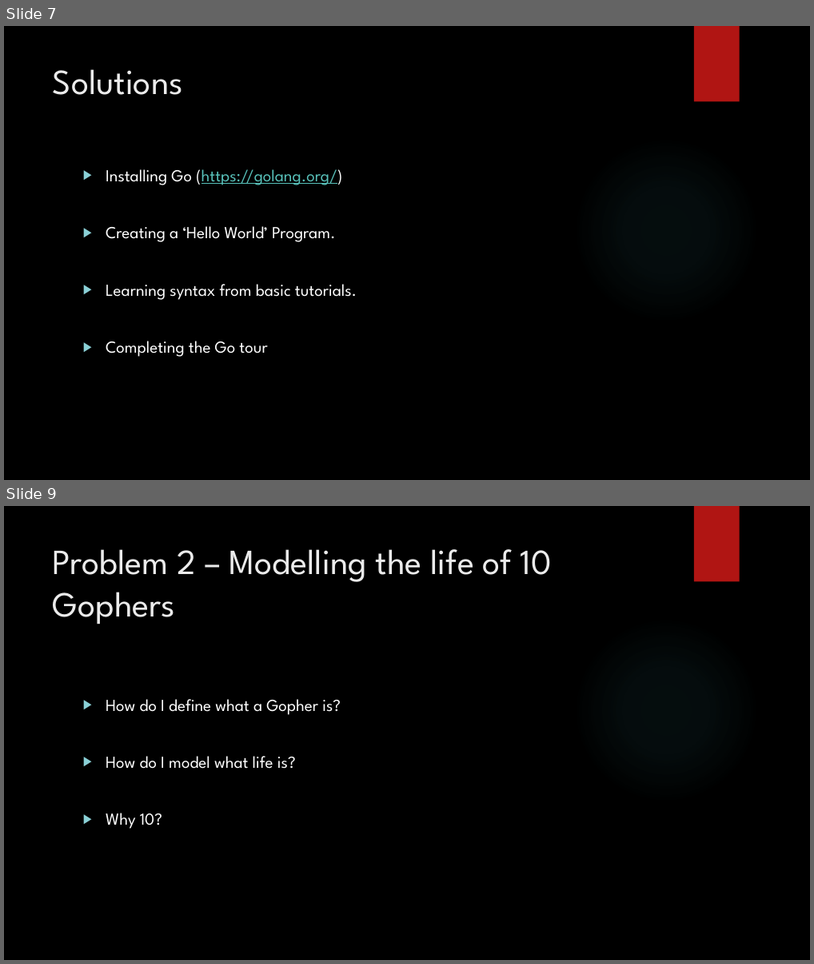
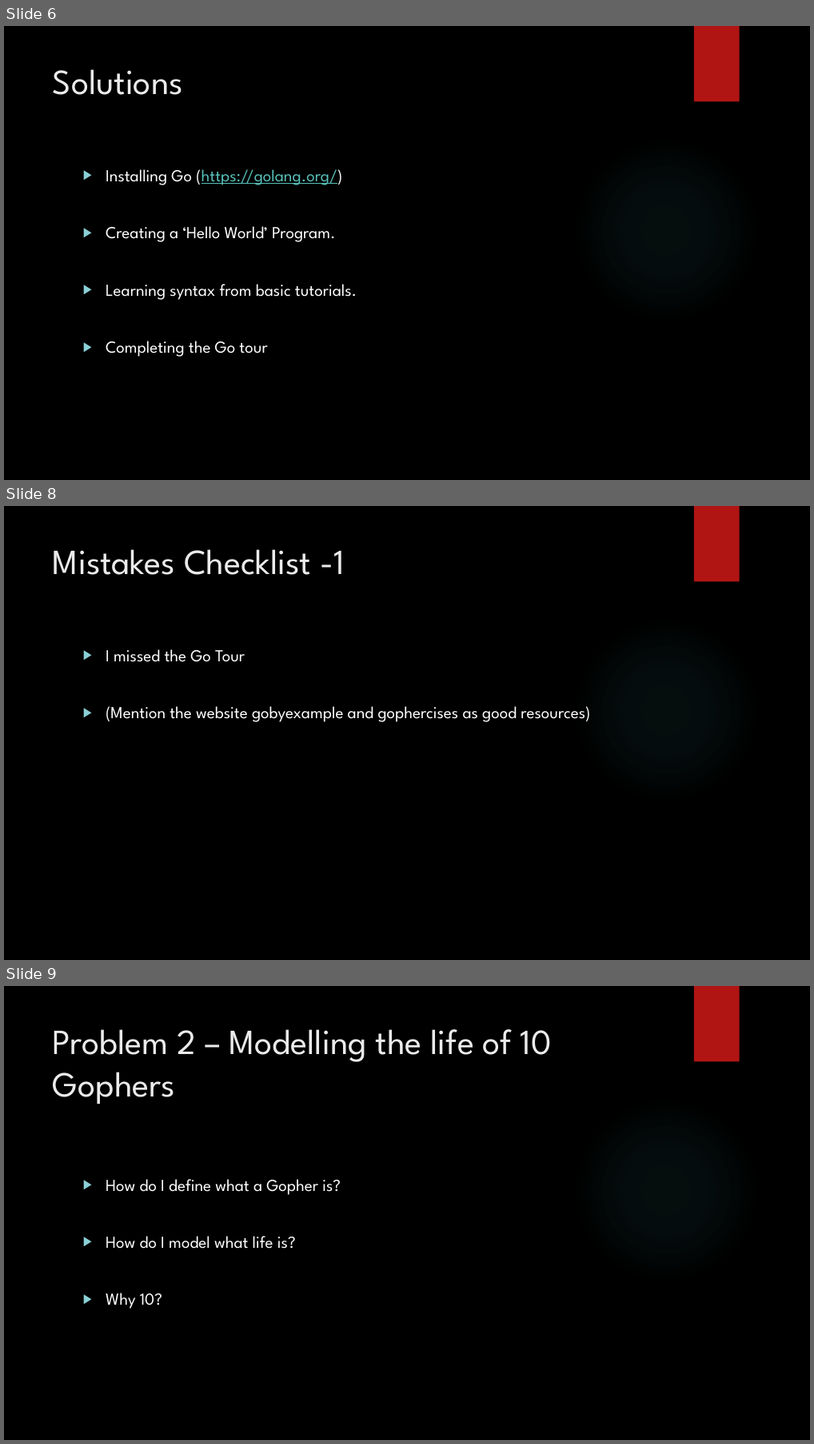
Before and after one commit to jaminologist/GopherLife, a slide deck: GopherLife.pptx. Shown one above the other, each under a label of ours: slides 7 and 9 before the commit, slides 6, 8 and 9 after it; the slides between them are not shown. The pictures are 814x964 and 814x1444 pixels, drawn with LibreOffice and Linux fonts; fonts in the diff are those of the drawing; background and template pictures are left out. Boxes give left, top, right and bottom in pixels: in the first picture for what was removed or moved away, otherwise in the second. Text is boxed around its words. In the diff, an @@ line names an element or a change of style, - is before the commit and + after.

```diff
--- a/GopherLife.pptx
+++ b/GopherLife.pptx
@@ slide 8 added at bbox=[4, 506, 810, 960], background picture (left out); not listed: 2 template elements that a slide beside it also shows @@
@@ title added at bbox=[53, 549, 344, 575], 42 pt, text #EBEBEB @@
+Mistakes Checklist -1
@@ text added at bbox=[106, 649, 590, 722], 20 pt, text #FFFFFF @@
+▶ I missed the Go Tour
+▶ (Mention the website gobyexample and gophercises as good resources)
@@ what was slide 7 is now slide 6 @@
```
Also in this commit, not shown: 6 slides changed, 3 other slides added, 5 slides removed, 3 other files.
